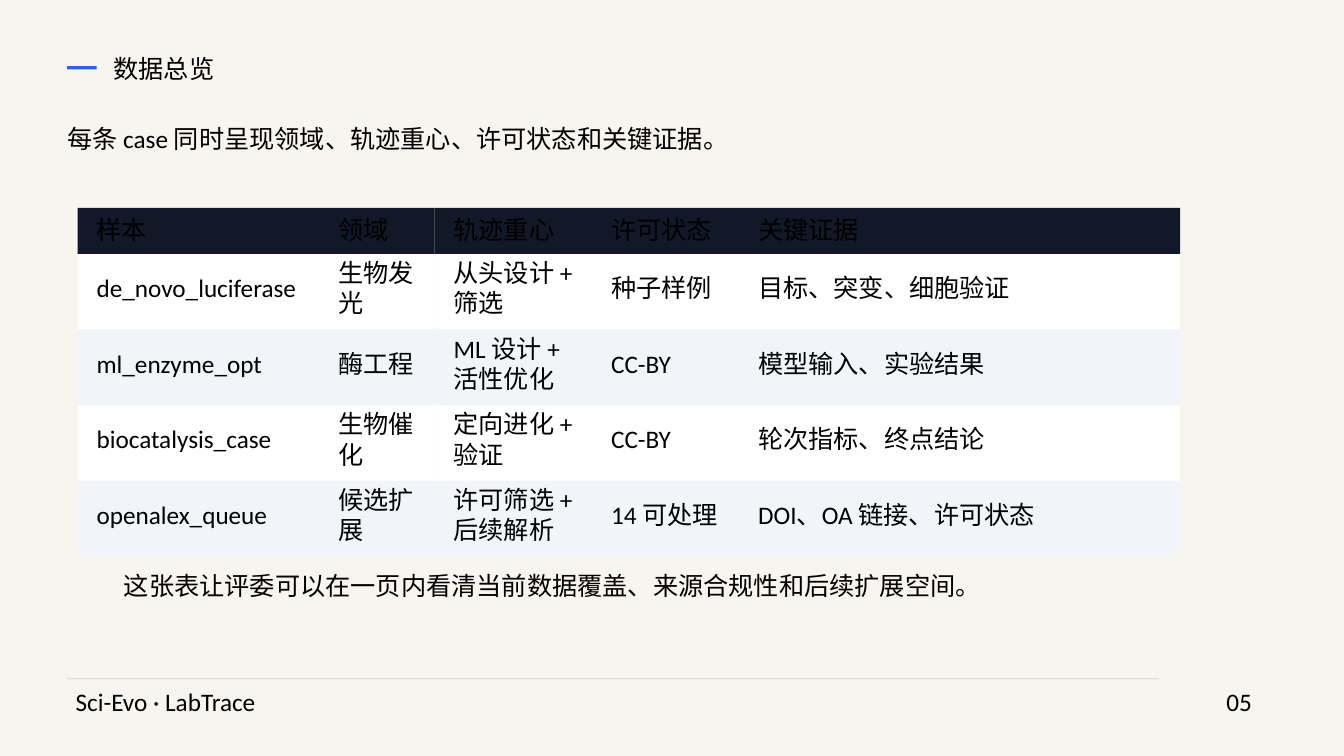
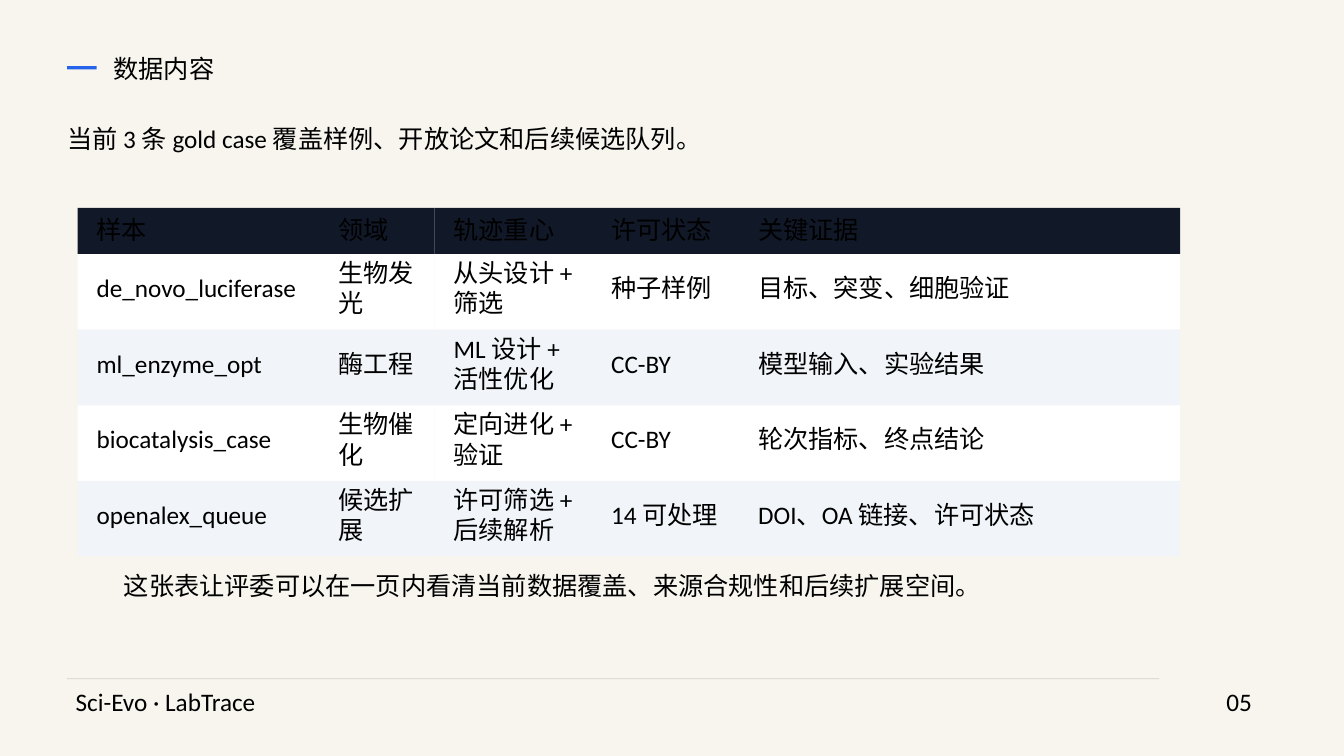
Before and after one commit to medisean/Sci-Evo-LabTrace, a slide deck: slide 5 of outputs/submission_pack/deliverables/scievo_labtrace_overview.pptx. Drawn at 1344x756 pixels with LibreOffice and Linux fonts; fonts in the diff are those of the drawing. Boxes give left, top, right and bottom in pixels: in the first picture for what was removed or moved away, otherwise in the second. Text is boxed around its words. In the diff, an @@ line names an element or a change of style, - is before the commit and + after.

```diff
--- a/outputs/submission_pack/deliverables/scievo_labtrace_overview.pptx
+++ b/outputs/submission_pack/deliverables/scievo_labtrace_overview.pptx
@@ text at box(113, 56, 214, 80): text changed @@
-数据总览
+数据内容
@@ text at box(67, 126, 701, 153): text changed @@
-每条 case 同时呈现领域、轨迹重心、许可状态和关键证据。
+当前 3 条 gold case 覆盖样例、开放论文和后续候选队列。
```
Also in this commit, not shown: 9 other slides changed, 1 other file.
